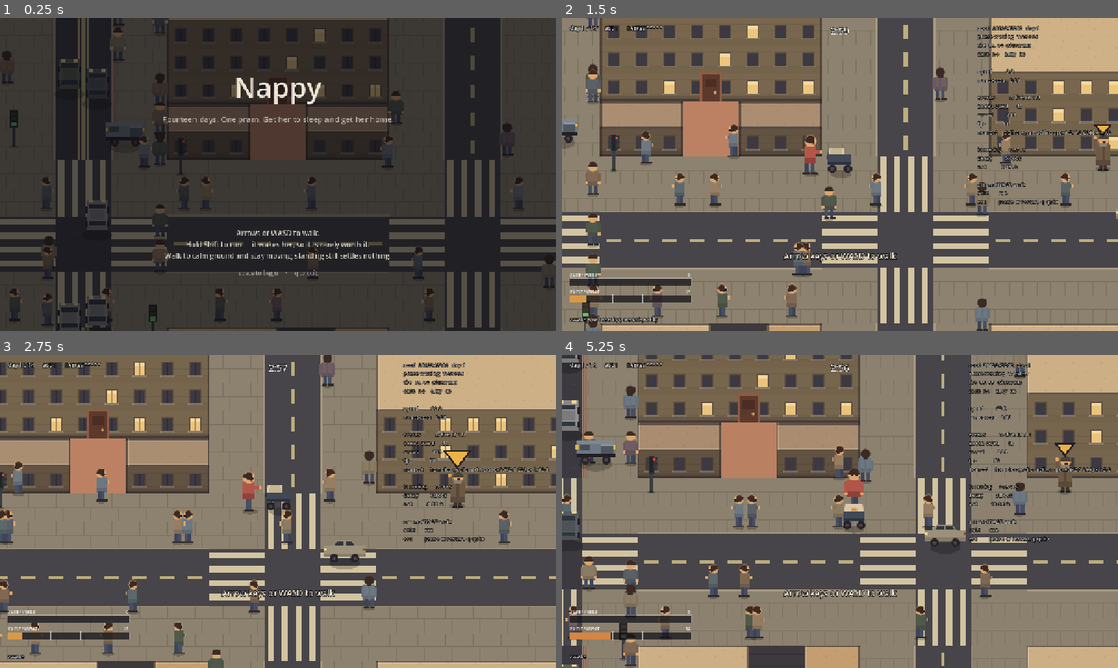
Above: before the commit, frames 1-4 (two rows, left to right).
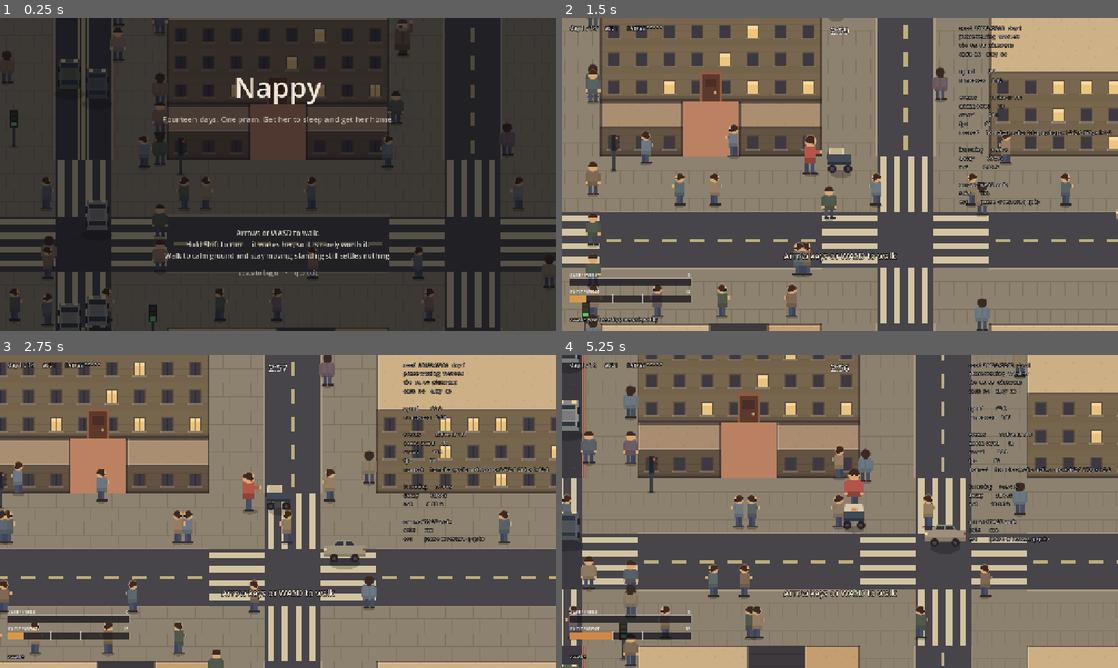
Above: after the commit, the same moments.

Repository: JosuaKrause/nappy
Game: Godot game, scene res://scenes/main.tscn
Two runs of this game, one before a commit and one after it. Both use one fixed random seed, a clock stepped at 60 frames per second and the inputs below.
Inputs (mouse positions are in pixels of both pictures, inside the frame that each line leads up to):
- Up to frame 1 (0.25 s): no input
- Up to frame 2 (1.5 s): tap Enter (ui_accept) at 0.5, 0.77 s; move the mouse to (962, 158) at 0.52 s; hold Right (move_right) 0.53-1.25 s; hold Shift (run) 0.53-1.25 s; click (962, 158) at 0.67 s; tap P (snapshot) at 0.8 s; drag from (728, 190) to (812, 237) at 1.27 s
- Up to frame 3 (2.75 s): move the mouse to (333, 442) at 2.02 s; hold Right (move_right) from 2.03 s (still down); hold E (interact) from 2.03 s (still down); tap P (snapshot) at 2.3 s
- Up to frame 4 (5.25 s): release Right (move_right) at 2.75 s; release E (interact) at 2.75 s; drag from (812, 574) to (673, 464) at 2.77 s; move the mouse to (1006, 558) at 3.52 s; hold Left (move_left) 3.53-4.25 s; hold P (snapshot) 3.53-4.25 s; tap Enter (ui_accept) at 3.77, 5 s; tap Escape (pause) at 4.15 s; drag from (673, 464) to (756, 433) at 4.27 s; move the mouse to (867, 511) at 5.02 s; hold Down (move_down) from 5.03 s (still down); hold P (snapshot) from 5.03 s (still down); tap Q at 5.1 s; click (867, 511) at 5.17 s

The runs differ from the first frame. In frame 1, 0.2% of the frame differs, in the area x 19-75%, y 0-42%; in frame 2, 2.6%, in the area x 0-99%, y 0-88%; in frame 3, 0.4%; in frame 4, 0.8%.

Commit message:
A big building joins two blocks, not four streets
"Why do big buildings close off four streets each? A big building just
connects two blocks... we can add a building type with all four roads
closed but that's a different building type. But I want one that just
connects two blocks (closes one road)."

The first version took the whole ring, so every landmark was an island in
the lattice: one roll of the dice removing four streets, in a city where
a dead end removes one. That is a different thing from what was asked
for, and the difference is not size -- it is what the blocker does to the
graph. So a big building is now two neighbouring blocks and the street
between them, built as one mass twenty-two tiles long, with every other
street round the pair and every junction left alone. The four-sided kind
is recorded in TODO.md as its own type with its own question to answer
(how many can a city take before the corridor has nowhere to run), and is
not built.

Three things that came with it:

- The mass goes down as ONE rect covering both lots and the street rather
  than as two lots plus a street, so what gets spawned is a single
  building rather than two with a seam where the road used to be.
  map.big_buildings is the pair now, which is what a test needs to ask
  about it.
- _the_pair_is_free replaces _the_ring_is_free and keeps the re-check at
  placement, because a candidate list is a snapshot and a placement is a
  change -- the defect that had two of them sharing a street.
- The test derives the between-street as the one both blocks' rings have
  in common rather than restating the generator's rule, and it now allows
  a dead end to sit on the pair's other streets, which is legitimate city
  and would have been a false failure.

And --spawn landmark, because there was no way to point a camera at one:
the hard blockers shipped in M50 with a picture of the grid and no
picture of the city, while the whole claim of a landmark is how it reads
from the street. Both shapes photographed; the frontage runs unbroken
across the seam. Its first version stood her three tiles off the
frontage, which is the carriageway -- the shot came back reading "the day
ends here. You were in the road."

Co-Authored-By: Claude Opus 5 <noreply@anthropic.com>
Claude-Session: https://claude.ai/code/session_01AwbNffy8r23NtrP7ZaSkFS

Diff:
--- a/src/city/city_generator.gd
+++ b/src/city/city_generator.gd
@@ -803,15 +803,23 @@
 	var opposite := block + (Vector2i.UP if segment.horizontal else Vector2i.LEFT)
 	return calm.has(block) or calm.has(opposite)
 
-## A block that is one solid building with no street around it. *(M50 step 1.)*
-##
-## **The bigger of the two hard blockers, and the one that is a landmark.** A dead end takes one
-## street out of the lattice; this takes four, and leaves a mass twenty tiles across that a player
-## navigates by and walks round. The four **junctions** at its corners stay — a car still turns
-## there, a crossing is still painted there — so what is gone is the road between them and not the
-## grid around it.
-##
-## It is a `BlockPurpose` so that the block stays solid for the whole run: an empty `BlockLayout`
+## Two blocks built together as one mass, with the street between them gone. *(M50 step 1.)*
+##
+## **The bigger of the two hard blockers, and the one that is a landmark.** A dead end takes a
+## street out of the lattice and walls one end of it; this takes one out and builds over the whole
+## of it, joining the blocks either side into a mass twenty-two tiles long that a player navigates
+## by and walks round. Everything else about the grid there is untouched: the four streets round
+## each block, and every junction, still exist and still turn.
+##
+## **It joins two blocks, and a building that closes all four of its streets would be a different
+## kind of thing.** *(2026-08-31: "why do big buildings close off four streets each? a big building
+## just connects two blocks… we can add a building type with all four roads closed but that's a
+## different building type. but I want one that just connects two blocks (closes one road)".)* The
+## first version took the whole ring, which made every one of them an island in the lattice and put
+## four streets' worth of hard blocking behind a single roll. The four-sided one is recorded in
+## `docs/TODO.md` as its own type and is not this one.
+##
+## It is a `BlockPurpose` so that the blocks stay solid for the whole run: an empty `BlockLayout`
 ## means `CityMap._repaint_block` has nothing to paint, so every later day's repaint leaves the lot
 ## exactly as the clearing pass left it, which is building. The arc is the trivial one — a
 ## landmark has nowhere to go — and that is the shape the recipe asks for rather than a special
@@ -819,109 +827,120 @@
 ##
 ## **Chosen late and converted, rather than assigned with the other purposes.** The choice needs
 ## the reference tree, and the tree needs the calm areas, and those need the block layouts — so by
-## the time this can be decided the block has already been carved. Converting it is three lines
+## the time this can be decided the blocks have already been carved. Converting them is a few lines
 ## and keeps the ordering honest; deciding it early would have meant deciding it blind.
 static func _place_big_buildings(map: CityMap, purposes: Dictionary, block_rects: Dictionary,
 		home: StreetNetwork.Segment, areas: Array[ClosurePlanner.CalmArea], reference: RouteTree,
 		calm: Dictionary, rng: RandomNumberGenerator) -> void:
 	var wanted := rng.randi_range(Tuning.MIN_BIG_BUILDINGS, Tuning.MAX_BIG_BUILDINGS)
 	var made := 0
-	for block in _big_building_candidates(map, purposes, home, reference, calm, rng):
+	for pair in _big_building_candidates(map, purposes, home, reference, calm, rng):
 		if made >= wanted:
 			break
 		# Asked **again**, here, and not only when the pool was built. The pool is enumerated
-		# before anything is placed, so the first big building's four streets are news to the
-		# second one's ring check — which is how two of them ended up sharing a street and
-		# drawing two buildings on the same tiles. A candidate list is a snapshot; a placement
-		# is a change.
-		if not _the_ring_is_free(map, block, home, reference, calm):
-			continue
-		var around := StreetNetwork.around_blocks(Rect2i(block, Vector2i.ONE))
-		for segment in around:
-			map.absent_segments[segment.key()] = true
+		# before anything is placed, so the first big building's blocks are news to the second
+		# one's check — which is how two of them ended up sharing a street and drawing two
+		# buildings on the same tiles. A candidate list is a snapshot; a placement is a change.
+		if not _the_pair_is_free(map, purposes, pair, home, reference, calm):
+			continue
+		var between := _street_between(pair)
+		map.absent_segments[between.key()] = true
 		if _the_calm_survives(map, home, areas):
-			_make_the_block_solid(map, purposes, block_rects, block, around)
+			_make_the_pair_solid(map, purposes, block_rects, pair, between)
 			made += 1
 		else:
-			for segment in around:
-				map.absent_segments.erase(segment.key())
-
-## Every block that could be one, in the order this city will try them.
-##
-## The exclusions are the dead end's four, restated over a block and its ring, plus two that only
-## a big building needs:
+			map.absent_segments.erase(between.key())
+
+## Every pair of neighbouring blocks that could be one, in the order this city will try them.
+##
+## Each block is offered with the neighbour to its east and the one to its south, so every
+## adjacent pair is enumerated exactly once.
+static func _big_building_candidates(map: CityMap, purposes: Dictionary,
+		home: StreetNetwork.Segment, reference: RouteTree, calm: Dictionary,
+		rng: RandomNumberGenerator) -> Array[Rect2i]:
+	var pool: Array[Rect2i] = []
+	for y in range(1, Tuning.CITY_BLOCKS.y - 1):
+		for x in range(1, Tuning.CITY_BLOCKS.x - 1):
+			for size: Vector2i in [Vector2i(2, 1), Vector2i(1, 2)]:
+				var pair := Rect2i(Vector2i(x, y), size)
+				if _the_pair_is_free(map, purposes, pair, home, reference, calm):
+					pool.append(pair)
+	_shuffle(pool, rng)
+	return pool
+
+## Whether two neighbouring blocks and the street between them are something a landmark may be
+## built out of.
+##
+## The exclusions are the dead end's, restated over a pair, plus two that only a big building
+## needs:
 ##
 ## - **Interior blocks only.** A block on the outer ring has boundary corridors round it, and the
 ##   edge of the world is a ring of frontages with a tunnel and a bridge punched through it — not
 ##   somewhere to put a wall.
-## - **A single-block lot.** A four-block calm zone is already a lot of its own, and there is no
+## - **Single-block lots.** A four-block calm zone is already a lot of its own, and there is no
 ##   sense in which a zone could also be a building.
 ##
 ## The "nothing beside calm" rule applies here too, and for a *different* reason than it does to a
 ## dead end. There the worry is that the blocker is a lie — you step sideways into the park. Here
 ## the ground really is solid, and what a big building beside a zone would do is take one of the
-## zone's eight ways in **away**, frontage and all. That is legitimate city and it is also a
-## deliberate narrowing of an M21 guarantee, so it is not something to acquire while adding
-## landmarks. `tests/test_routes.gd` says so out loud: *"the way in is a real street."*
-static func _big_building_candidates(map: CityMap, purposes: Dictionary,
-		home: StreetNetwork.Segment, reference: RouteTree, calm: Dictionary,
-		rng: RandomNumberGenerator) -> Array[Vector2i]:
-	var pool: Array[Vector2i] = []
-	for y in range(1, Tuning.CITY_BLOCKS.y - 1):
-		for x in range(1, Tuning.CITY_BLOCKS.x - 1):
-			var block := Vector2i(x, y)
-			if _too_near_the_home(Rect2i(block, Vector2i.ONE)):
-				continue
-			if map.lot_blocks(block) != Rect2i(block, Vector2i.ONE):
-				continue
-			if BlockPlan.is_calm(purposes.get(block, GameEnums.BlockPurpose.RESIDENTIAL)):
-				continue
-			if _the_ring_is_free(map, block, home, reference, calm):
-				pool.append(block)
-	_shuffle(pool, rng)
-	return pool
-
-## Whether all four streets round a block are ones a hard blocker may take.
-static func _the_ring_is_free(map: CityMap, block: Vector2i, home: StreetNetwork.Segment,
-		reference: RouteTree, calm: Dictionary) -> bool:
-	var around := StreetNetwork.around_blocks(Rect2i(block, Vector2i.ONE))
-	if around.size() < 4:
+## zone's ways in **away**, frontage and all. That is legitimate city and it is also a deliberate
+## narrowing of an M21 guarantee, so it is not something to acquire while adding landmarks.
+## `tests/test_routes.gd` says so out loud: *"the way in is a real street."*
+static func _the_pair_is_free(map: CityMap, purposes: Dictionary, pair: Rect2i,
+		home: StreetNetwork.Segment, reference: RouteTree, calm: Dictionary) -> bool:
+	if pair.end.x > Tuning.CITY_BLOCKS.x - 1 or pair.end.y > Tuning.CITY_BLOCKS.y - 1:
 		return false
-	for segment in around:
-		if not map.has_street(segment.key()) or segment.key() == home.key():
+	if _too_near_the_home(pair):
+		return false
+	for block in _blocks_in(pair):
+		if map.lot_blocks(block) != Rect2i(block, Vector2i.ONE):
 			return false
-		if reference.is_on_the_tree(segment.key()) or map.is_hard_blocker(segment.key()):
+		if BlockPlan.is_calm(purposes.get(block, GameEnums.BlockPurpose.RESIDENTIAL)):
 			return false
-		if _runs_beside_calm(segment, calm):
+		if purposes.get(block) == GameEnums.BlockPurpose.BIG_BUILDING:
 			return false
-		var rect := segment.tile_rect()
-		if map.street_kind_at(not segment.horizontal, rect.position + rect.size / 2) \
-				!= GameEnums.StreetKind.ORDINARY:
-			return false
-	return true
-
-## Turns a carved block and the four streets round it into one solid mass.
-##
-## The block's carved rects are **replaced** rather than added to: whatever plaza or alley it had
-## is gone, and leaving the old rects behind would draw buildings inside a building.
-static func _make_the_block_solid(map: CityMap, purposes: Dictionary, block_rects: Dictionary,
-		block: Vector2i, around: Array[StreetNetwork.Segment]) -> void:
-	purposes[block] = GameEnums.BlockPurpose.BIG_BUILDING
-	map.block_plans[block] = BlockPlan.of(GameEnums.BlockPurpose.BIG_BUILDING)
-	# Nothing carved, so nothing to repaint: the daily clearing pass leaves the lot as building
-	# and `_repaint_block` returns having found no rects to fill.
-	map.block_layouts[block] = BlockLayout.new()
-	map.big_buildings.append(block)
-
-	var lot := CityMap.block_rect(block)
-	map.fill_rect(lot, GameEnums.TileType.BUILDING)
-	var solid: Array[Rect2i] = [lot]
-	block_rects[block] = solid
-	for segment in around:
-		var rect := segment.tile_rect()
-		map.built_over[segment.key()] = rect
-		map.fill_rect(rect, GameEnums.TileType.BUILDING)
-		map.building_rects.append(rect)
+
+	var between := _street_between(pair)
+	if not between or not map.has_street(between.key()) or between.key() == home.key():
+		return false
+	if reference.is_on_the_tree(between.key()) or map.is_hard_blocker(between.key()):
+		return false
+	if _runs_beside_calm(between, calm):
+		return false
+	var rect := between.tile_rect()
+	return map.street_kind_at(not between.horizontal, rect.position + rect.size / 2) \
+			== GameEnums.StreetKind.ORDINARY
+
+## The one street a pair of neighbouring blocks has between them. A segment key names the block it
+## runs along the north or west edge of, so it is the far block's own western or northern street.
+static func _street_between(pair: Rect2i) -> StreetNetwork.Segment:
+	var far := pair.position + pair.size - Vector2i.ONE
+	return StreetNetwork.beside_block(far,
+			StreetNetwork.Side.WEST if pair.size.x == 2 else StreetNetwork.Side.NORTH)
+
+## Turns two carved blocks and the street between them into one solid mass.
+##
+## The blocks' carved rects are **replaced** rather than added to: whatever plaza or alley they had
+## is gone, and leaving the old rects behind would draw buildings inside a building. The mass goes
+## down as **one** rect covering both lots and the street, so what gets built is a single landmark
+## rather than two buildings with a seam where the road used to be.
+static func _make_the_pair_solid(map: CityMap, purposes: Dictionary, block_rects: Dictionary,
+		pair: Rect2i, between: StreetNetwork.Segment) -> void:
+	for block in _blocks_in(pair):
+		purposes[block] = GameEnums.BlockPurpose.BIG_BUILDING
+		map.block_plans[block] = BlockPlan.of(GameEnums.BlockPurpose.BIG_BUILDING)
+		# Nothing carved, so nothing to repaint: the daily clearing pass leaves the lot as building
+		# and `_repaint_block` returns having found no rects to fill.
+		map.block_layouts[block] = BlockLayout.new()
+		var nothing: Array[Rect2i] = []
+		block_rects[block] = nothing
+	map.big_buildings.append(pair)
+
+	var mass := CityMap.blocks_tile_rect(pair)
+	map.fill_rect(mass, GameEnums.TileType.BUILDING)
+	var solid: Array[Rect2i] = [mass]
+	block_rects[pair.position] = solid
+	map.built_over[between.key()] = between.tile_rect()
 
 ## The gate, and it is deliberately the **strong** one for now.
 ##
--- a/src/city/city_map.gd
+++ b/src/city/city_map.gd
@@ -55,8 +55,11 @@
 ## Which of `built_over` are **dead ends** — a street with one end walled — as a set of keys. The
 ## rest belong to a big building, which took its street whole.
 var dead_ends := {}
-## The blocks that are a single solid building with no street around them. *(M50 step 1.)*
-var big_buildings: Array[Vector2i] = []
+## The landmarks, each as the **pair of blocks** it joins. *(M50 step 1.)* A big building builds
+## over the one street between two neighbouring blocks and leaves every other street around them
+## alone; a type that closes all four is a different type and does not exist yet. See
+## `CityGenerator._place_big_buildings`.
+var big_buildings: Array[Rect2i] = []
 
 ## Whether a street is missing because something was built over it rather than because a calm zone
 ## painted a park across it. The question every rule about *zones* actually wants to ask, now that
--- a/src/main.gd
+++ b/src/main.gd
@@ -487,6 +487,29 @@
 		var anchor: Vector2i = _city.map.zone_rects.keys()[0]
 		var corner := CityMap.blocks_tile_rect(_city.map.zone_rects[anchor]).position
 		return _nearest_walkable(_city.map.tile_to_world(corner - Vector2i.ONE * 2))
+	# A big building, stood on the street running along the joined side of it, level with the
+	# street it was built over. *(2026-08-31.)* The whole claim of a landmark is that it reads as
+	# **one mass** rather than as two blocks with the road missing between them, and until this
+	# existed there was no way to point a camera at one: the two hard blockers shipped in M50 with
+	# a picture of the grid and no picture of the city.
+	if args[index + 1] == "landmark":
+		if _city.map.big_buildings.is_empty():
+			push_warning("this city has no big building")
+			return _city.map.home_world_position()
+		var pair: Rect2i = _city.map.big_buildings[0]
+		var mass := CityMap.blocks_tile_rect(pair)
+		# Off the **long** side, which is the one the joined seam runs the width of: a mass two
+		# blocks wide is looked at from the north, a mass two blocks deep from the west. Two tiles
+		# out and not three, because a corridor is `sidewalk | road | sidewalk` and three tiles off
+		# a frontage is the carriageway — `_nearest_walkable` will happily leave her standing on it,
+		# and the first shot taken with this flag ended the day before it was taken.
+		# And a little off the middle of that side, because the middle of the mass is where the
+		# built-over street was, so the tile facing it across the corridor is a junction — which is
+		# somewhere a camera may stand and a pram should not.
+		var beside := Vector2i(mass.get_center().x - Tuning.STREET_WIDTH, mass.position.y - 2) \
+				if pair.size.x == 2 \
+				else Vector2i(mass.position.x - 2, mass.get_center().y - Tuning.STREET_WIDTH)
+		return _nearest_walkable(_city.map.tile_to_world(beside))
 	# A signalled junction on the spine, stood a little back down the side street, so that the
 	# main road, its lights and one of its zebras are all in the same frame. *(M41.)* The lights
 	# are the only cue in the game whose whole content is *when*, so they cannot be judged from a
--- a/tests/test_generator.gd
+++ b/tests/test_generator.gd
@@ -20,7 +20,7 @@
 	_test_calm_zones_are_four_blocks_of_one_thing(t)
 	_test_a_calm_zone_is_a_route_rather_than_a_lap(t)
 	_test_a_dead_end_is_a_dead_end(t)
-	_test_a_big_building_has_no_street_round_it(t)
+	_test_a_big_building_joins_two_blocks(t)
 	_test_no_single_street_closure_isolates_the_parks(t)
 
 # ------------------------------------------------------------------- pieces ---
@@ -373,19 +373,22 @@
 			"a city gets %.1f dead ends, wanting at least %d"
 			% [float(total) / seeds, Tuning.MIN_CUL_DE_SACS])
 
-## The other hard blocker: a block that is one solid mass with its four streets taken. *(M50.)*
-##
-## The two clauses that matter are the ones a picture would not settle. **The mass is solid all the
-## way to the junctions** — a big building with a walkable strip left round it is a building with a
-## pavement, which is every other block in the city. And **the four junctions at its corners
-## survive**, because the thing being removed is the road between them and not the grid around it:
-## a car still turns there and a crossing is still painted there, and a blocker that ate its own
-## corners would be cutting four streets it was never offered.
-##
-## Its lot never re-opens either. `tests/test_blocks.gd` holds that in general — the walkable set
-## is identical tile for tile across every block arc — and here the mechanism is that the block's
+## The other hard blocker: two blocks joined into one mass, with the street between them built
+## over. *(M50, corrected 2026-08-31: "a big building just connects two blocks… I want one that
+## just connects two blocks (closes one road)".)*
+##
+## Three clauses, and the first two are the ones a picture would not settle. **The mass is solid
+## from lot to lot across the street between** — a landmark with a walkable strip left through the
+## middle of it is two buildings with a road between them, which is every other pair in the city.
+## **Every other street round the pair survives**, which is the correction itself: the first
+## version took the whole ring, so one roll of the dice removed four streets and made an island.
+## And a big building **is not a dead end**, so the two are told apart in `built_over`, because
+## they are absent for opposite reasons and the picture draws them differently.
+##
+## Its lots never re-open either. `tests/test_blocks.gd` holds that in general — the walkable set
+## is identical tile for tile across every block arc — and here the mechanism is that each block's
 ## `BlockLayout` is empty, so a repaint finds nothing to paint back.
-func _test_a_big_building_has_no_street_round_it(t) -> void:
+func _test_a_big_building_joins_two_blocks(t) -> void:
 	var seeds := 12
 	var total := 0
 	for i in seeds:
@@ -396,35 +399,52 @@
 				% [_seed(i), Tuning.MAX_BIG_BUILDINGS, map.big_buildings.size()])
 		total += map.big_buildings.size()
 
-		for block in map.big_buildings:
-			t.check(map.starting_purpose(block) == GameEnums.BlockPurpose.BIG_BUILDING,
-					"seed %d: block %s is a big building for the whole run" % [_seed(i), block])
-			var layout: BlockLayout = map.block_layouts.get(block)
-			t.check(layout != null and not BlockLayout.has(layout.open_rect),
-					"seed %d: and has nothing carved into it to repaint" % _seed(i))
-
-			# Solid from one junction to the next: the lot, and the four streets round it. Not
-			# the whole grown square — that would include the corner junctions, which stay.
-			var mass: Array[Rect2i] = [CityMap.block_rect(block)]
-			for segment in StreetNetwork.around_blocks(Rect2i(block, Vector2i.ONE)):
-				mass.append(segment.tile_rect())
-				t.check(not map.has_street(segment.key()),
-						"seed %d: %s is out of the lattice" % [_seed(i), segment.key()])
-				t.check(map.is_hard_blocker(segment.key()),
-						"seed %d: and out of it because it was built over" % _seed(i))
-				t.check(not map.dead_ends.has(segment.key()),
-						"seed %d: and is not counted as a dead end" % _seed(i))
-			for rect in mass:
-				for tile in map.rect_tiles(rect):
-					t.check(not map.is_walkable(tile),
-							"seed %d: the mass at %s is solid at %s" % [_seed(i), block, tile])
-
-			# The corners are still crossroads.
-			for corner: Vector2i in [Vector2i.ZERO, Vector2i.RIGHT, Vector2i.DOWN, Vector2i.ONE]:
-				var junction: Vector2i = (block + corner) * CityMap.period()
+		for pair: Rect2i in map.big_buildings:
+			t.check(pair.size == Vector2i(2, 1) or pair.size == Vector2i(1, 2),
+					"seed %d: the landmark %s is two neighbouring blocks" % [_seed(i), pair])
+			for block in [pair.position, pair.end - Vector2i.ONE]:
+				t.check(map.starting_purpose(block) == GameEnums.BlockPurpose.BIG_BUILDING,
+						"seed %d: block %s is a big building for the whole run" % [_seed(i), block])
+				var layout: BlockLayout = map.block_layouts.get(block)
+				t.check(layout != null and not BlockLayout.has(layout.open_rect),
+						"seed %d: and has nothing carved into it to repaint" % _seed(i))
+
+			# Solid across the whole footprint, the street between included.
+			for tile in map.rect_tiles(CityMap.blocks_tile_rect(pair)):
+				t.check(not map.is_walkable(tile),
+						"seed %d: the mass at %s is solid at %s" % [_seed(i), pair, tile])
+
+			# One street gone, and it is the one between them — derived here as the street both
+			# blocks' own rings have in common, rather than restated from the generator's rule.
+			var ring := {}
+			for segment in StreetNetwork.around_blocks(Rect2i(pair.position, Vector2i.ONE)):
+				ring[segment.key()] = true
+			var between := Vector3i.ZERO
+			for segment in StreetNetwork.around_blocks(Rect2i(pair.end - Vector2i.ONE,
+					Vector2i.ONE)):
+				if ring.has(segment.key()):
+					between = segment.key()
+			t.check(not map.has_street(between),
+					"seed %d: the street %s between them is out of the lattice"
+					% [_seed(i), between])
+			t.check(map.is_hard_blocker(between),
+					"seed %d: and out of it because it was built over" % _seed(i))
+			t.check(not map.dead_ends.has(between),
+					"seed %d: and is not counted as a dead end" % _seed(i))
+
+			# And nothing else round the pair was taken *by the landmark*. A dead end may still sit
+			# on one of them, which is legitimate city and is why the exception is named.
+			for segment in StreetNetwork.around_blocks(pair):
+				t.check(map.has_street(segment.key()) or map.dead_ends.has(segment.key()),
+						"seed %d: %s round the landmark %s is still a street"
+						% [_seed(i), segment.key(), pair])
+
+			# Every junction round the pair is still a crossroads: what was removed is the road
+			# between two of them and not the grid around it.
+			for corner in map.rect_tiles(Rect2i(pair.position, pair.size + Vector2i.ONE)):
+				var junction: Vector2i = corner * CityMap.period()
 				t.check(map.is_street(junction + Vector2i.ONE * (Tuning.STREET_WIDTH / 2)),
-						"seed %d: the junction at %s is still a junction"
-						% [_seed(i), block + corner])
+						"seed %d: the junction at %s is still a junction" % [_seed(i), corner])
 	t.check(float(total) / seeds >= float(Tuning.MIN_BIG_BUILDINGS),
 			"a city gets %.1f big buildings, wanting at least %d"
 			% [float(total) / seeds, Tuning.MIN_BIG_BUILDINGS])
Not shown, changed: README.md
Not shown, changed: docs/CITY.md
Not shown, changed: docs/TELEMETRY.md
Not shown, changed: docs/TODO.md
